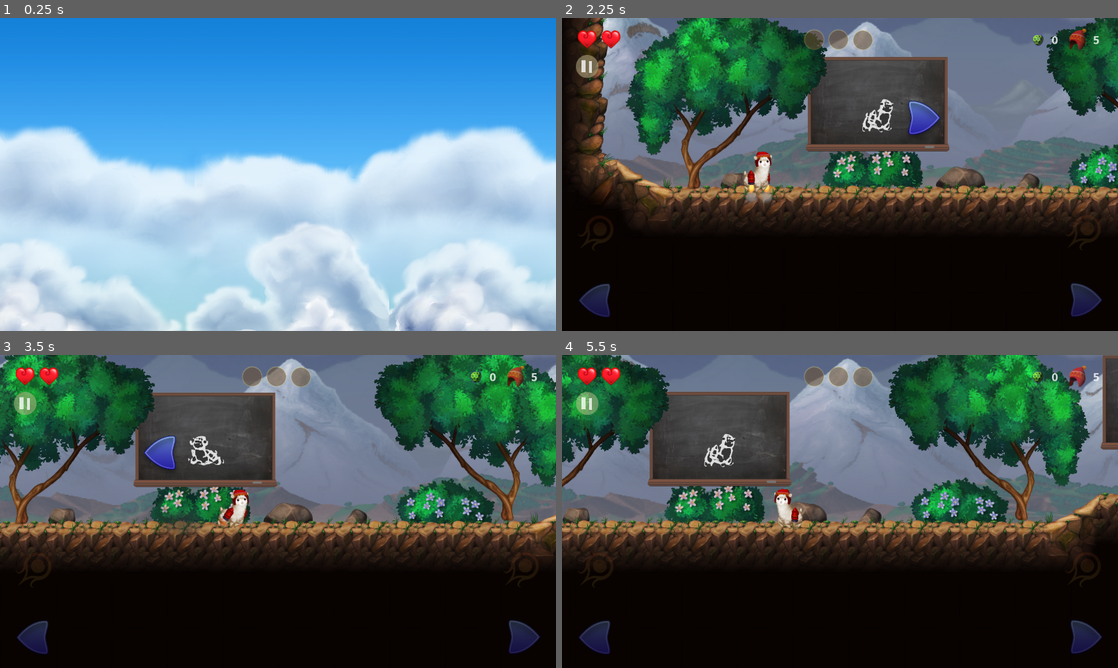
Above: before the commit, frames 1-4 (two rows, left to right).
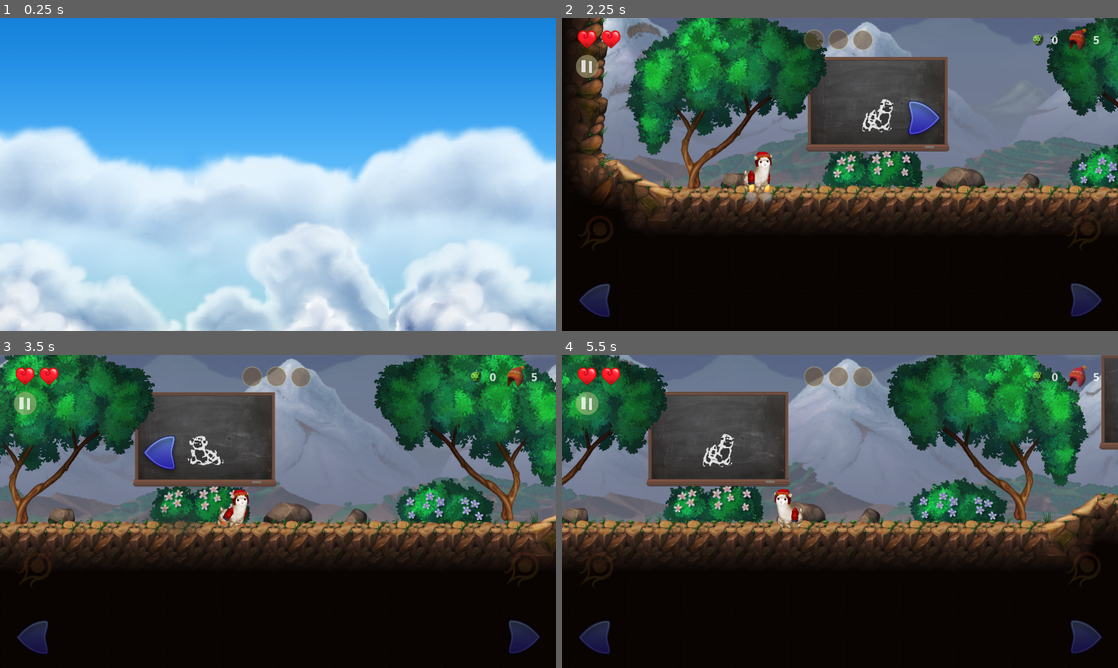
Above: after the commit, the same moments.

Repository: KOBUGE-Games/jetpaca
Game: Godot game, scene res://menu/main_menu.tscn
Two runs of this game, one before a commit and one after it. Both use one fixed random seed, a clock stepped at 60 frames per second and the inputs below.
Inputs (mouse positions are in pixels of both pictures, inside the frame that each line leads up to):
- Up to frame 1 (0.25 s): no input
- Up to frame 2 (2.25 s): click (840, 174) at 0.5 s; click (778, 127) at 1.27 s; tap Enter (ui_accept) at 2 s; move the mouse to (812, 237) at 2.02 s; hold Right (jetpack_right) from 2.03 s (still down); tap Space (attack) at 2.1 s; click (812, 237) at 2.17 s
- Up to frame 3 (3.5 s): tap Enter (ui_accept) at 2.27 s; release Right (jetpack_right) at 2.75 s; drag from (444, 558) to (227, 511) at 2.77 s
- Up to frame 4 (5.5 s): move the mouse to (673, 464) at 3.52 s; hold Left (jetpack_left) 3.53-4.25 s; tap Space (attack) at 3.6, 5.1 s; drag from (867, 511) to (673, 464) at 4.27 s; move the mouse to (756, 433) at 5.02 s; hold Left (jetpack_left) from 5.03 s (still down); tap Enter (ui_accept) at 5.27 s

The runs differ from the first frame. In frame 2, less than 0.1% of the frame differs, in the area x 32-38%, y 43-56%; in frame 3, 1.0%; in frame 4, 8.0%, in the area x 0-100%, y 0-66%.

Commit message:
Switch rendering backend to GLES2

Diff:
--- a/project.godot
+++ b/project.godot
@@ -72,4 +72,7 @@
 
 [rendering]
 
+quality/driver/driver_name="GLES2"
 quality/2d/use_pixel_snap=true
+vram_compression/import_etc=true
+vram_compression/import_etc2=false
